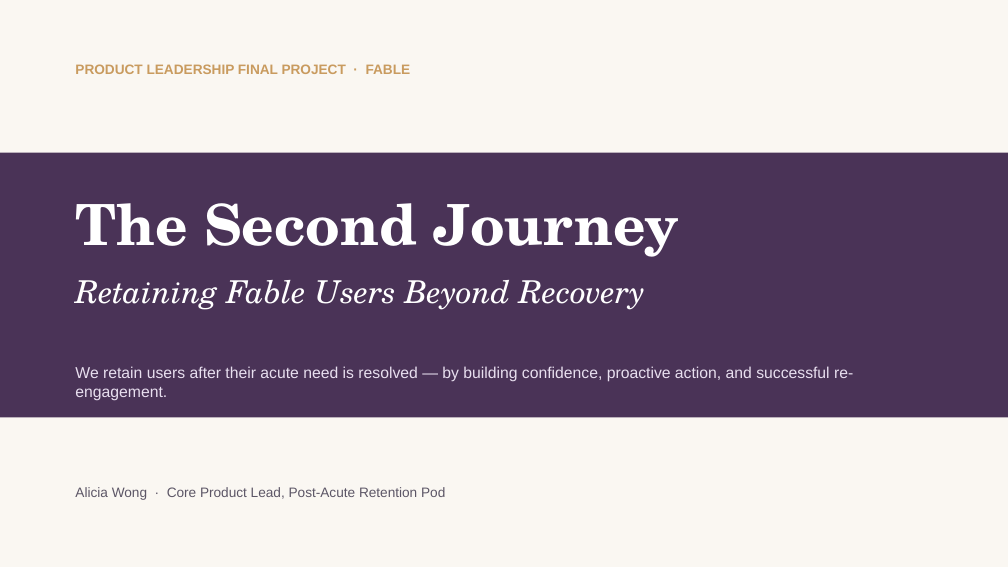
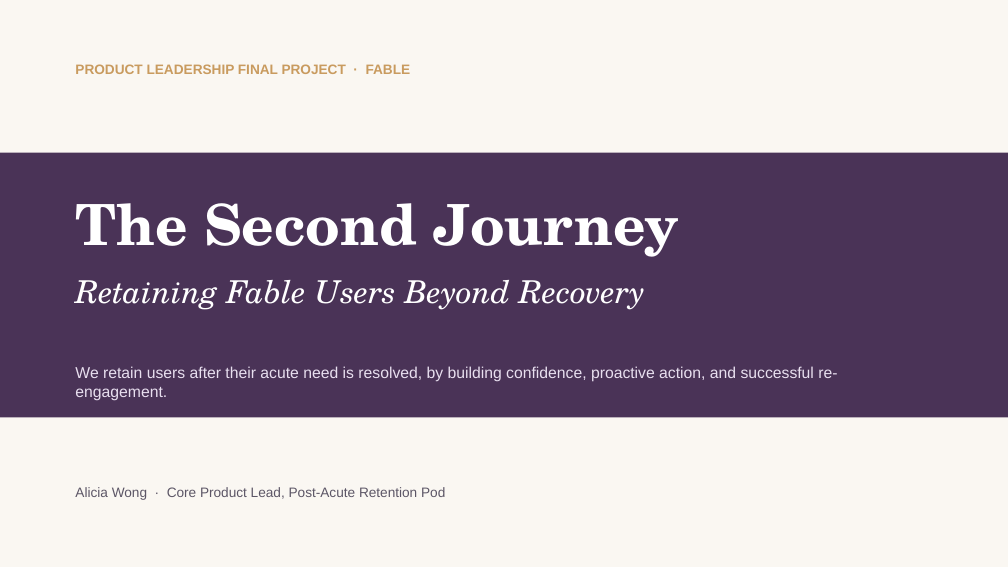
Before and after one commit to aliciachieko/Product-Leadership-Final, a slide deck: slide 1 of 05-insights/Fable-Final-Presentation.pptx. Drawn at 1008x567 pixels with LibreOffice and Linux fonts; fonts in the diff are those of the drawing. Boxes give left, top, right and bottom in pixels: in the first picture for what was removed or moved away, otherwise in the second. Text is boxed around its words. In the diff, an @@ line names an element or a change of style, - is before the commit and + after.

```diff
--- a/05-insights/Fable-Final-Presentation.pptx
+++ b/05-insights/Fable-Final-Presentation.pptx
@@ text at <box>75,366,837,401</box>: text changed @@
-We retain users after their acute need is resolved — by building confidence, proactive action, and successful re-engagement.
+We retain users after their acute need is resolved, by building confidence, proactive action, and successful re-engagement.
```
Also in this commit, not shown: 5 other slides changed.
